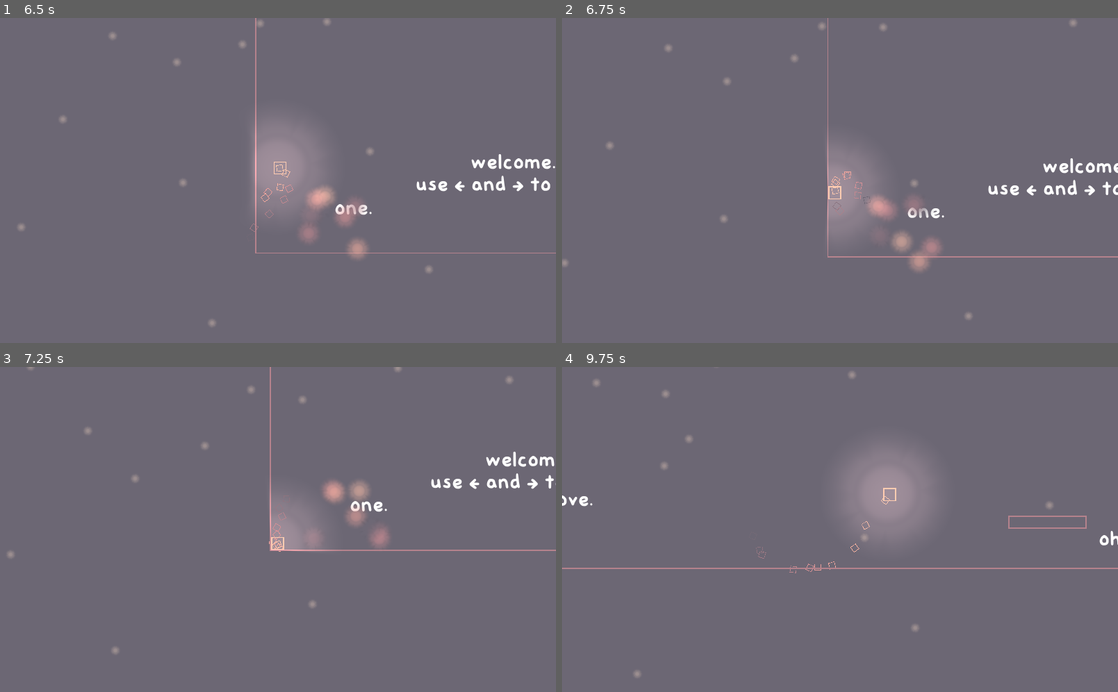
Above: before the commit, frames 1-4 (two rows, left to right).
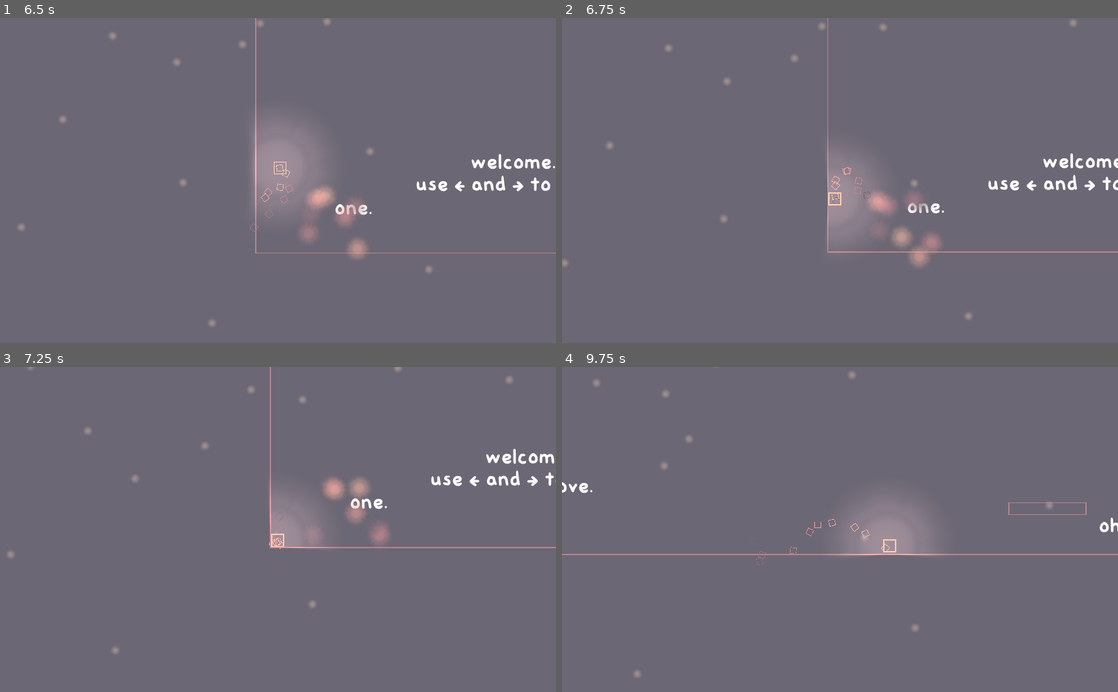
Above: after the commit, the same moments.

Repository: sunset-shaped/sunset-shaped
Game: Godot game, scene res://base.tscn
Two runs of this game, one before a commit and one after it. Both use one fixed random seed, a clock stepped at 60 frames per second and the inputs below.
Inputs:
- Up to frame 1 (6.5 s): click "play" at 0.5 s; click "play" at 1.25 s; click "info" at 2 s; tap Z (jump) at 2.75, 4.35, 4.52, 4.82, 5, 5.85, 6.02, 6.32 s; hold Right (right) 2.78-3.5 s; hold Z (jump) 2.78-3.5 s; click "back" at 3.5 s; hold Right (right) 4.28-5.03 s; hold Z (jump) 5.03-5.78 s; hold Left (left) from 5.03 s (still down)
- Up to frame 2 (6.75 s): keep holding Left (left); tap Z (jump) at 6.5 s; hold Z (jump) from 6.53 s (still down)
- Up to frame 3 (7.25 s): keep holding Left (left); keep holding Z (jump)
- Up to frame 4 (9.75 s): release Left (left) at 7.28 s; release Z (jump) at 7.28 s; hold Right (right) from 7.28 s (still down); tap Z (jump) at 7.35, 7.52, 7.82, 8, 8.85, 9.02, 9.32 s; hold Z (jump) 8.03-8.78 s; hold Z (jump) from 9.53 s (still down)

Frame 1 is identical in both runs. In frame 2, 2.0% of the frame differs, in the area x 47-100%, y 41-78%; in frame 3, 1.4%; in frame 4, 3.9%, in the area x 0-100%, y 25-64%.

Commit message:
bug fixes

Diff:
--- a/base.gd
+++ b/base.gd
@@ -64,9 +64,10 @@
 	state = "play"
 
 func next_level():
-	level += 1
-	respawn = 1
-	change_scene("res://levels/"+str(level)+".tscn")
+	if state == "play":
+		level += 1
+		respawn = 1
+		change_scene("res://levels/"+str(level)+".tscn")
 
 func change_scene(path, play=true):
 	state = "pause"
--- a/player/player.gd
+++ b/player/player.gd
@@ -147,13 +147,12 @@
 			state = "jumping"
 
 
-		if state == "jumping" || state == "falling":
+		if state == "jumping":
 			velocity.y = clamp(velocity.y - curforce, -1000, 10000000)
 			curforce *= jumpinc
 
 		if velocity.y >= 0:
 			state = "falling"
-
 
 
 	#moving down in water
